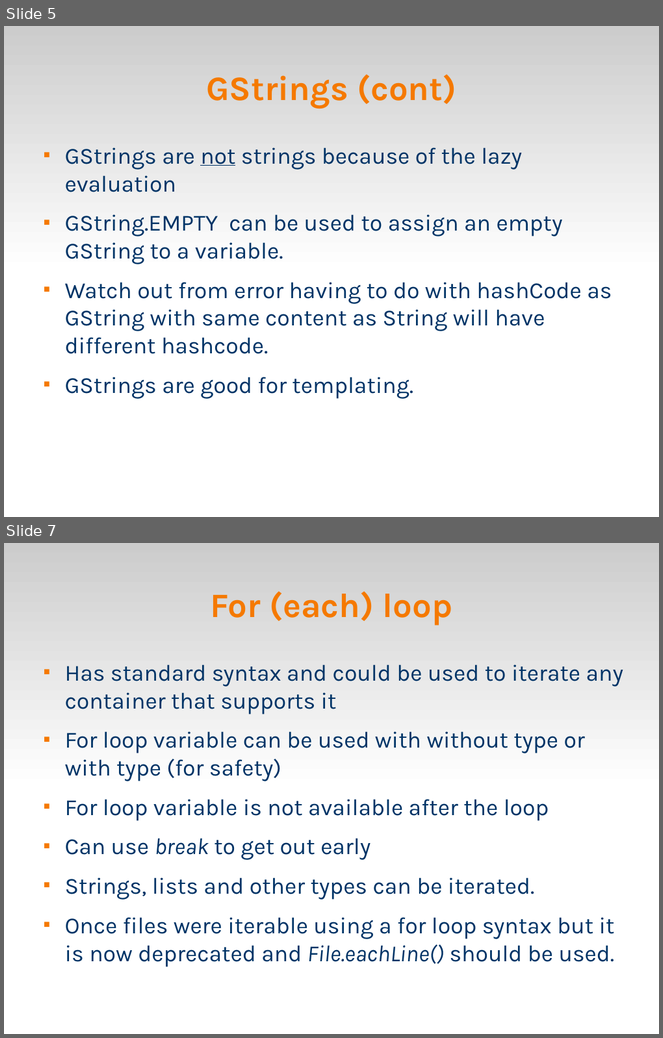
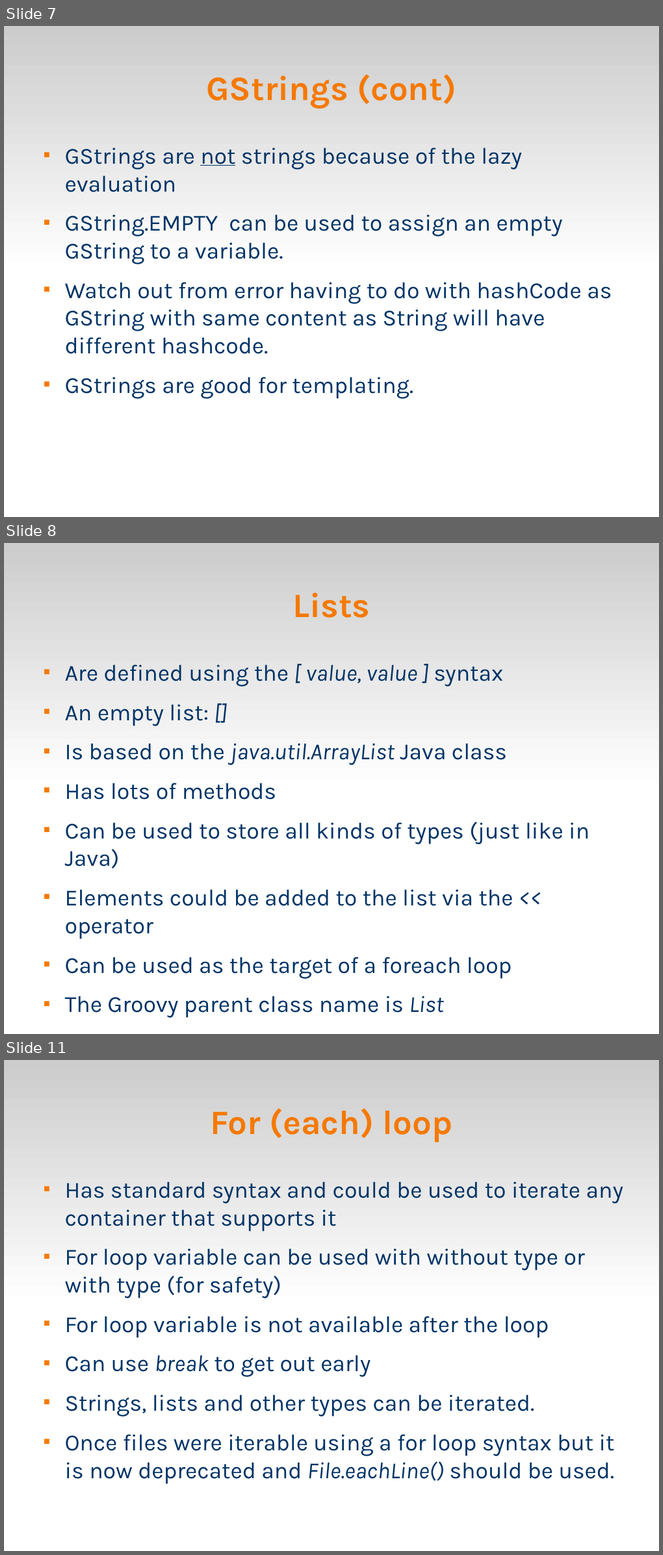
Before and after one commit to veltzer/demos, a slide deck: groovy/groovy.odp. Shown one above the other, each under a label of ours: slides 5 and 7 before the commit, slides 7, 8 and 11 after it; the slides between them are not shown. The pictures are 663x1038 and 663x1555 pixels, drawn with LibreOffice and Linux fonts; fonts in the diff are those of the drawing. Boxes give left, top, right and bottom in pixels: in the first picture for what was removed or moved away, otherwise in the second. Text is boxed around its words. In the diff, an @@ line names an element or a change of style, - is before the commit and + after.

```diff
--- a/groovy/groovy.odp
+++ b/groovy/groovy.odp
@@ slide 8 added at (x1=4, y1=543, x2=659, y2=1034), background #FFFFFF; not listed: 1 template element that a slide beside it also shows @@
@@ title added at (x1=293, y1=592, x2=370, y2=618), 41.4 pt, text #F57900, bold @@
+Lists
@@ text added at (x1=65, y1=665, x2=590, y2=1018), 28 pt, text #003366 @@
+■ Are defined using the [ value, value ] syntax
+■ An empty list: []
+■ Is based on the java.util.ArrayList Java class
+■ Has lots of methods
+■ Can be used to store all kinds of types (just like in Java)
+■ Elements could be added to the list via the << operator
+■ Can be used as the target of a foreach loop
+■ The Groovy parent class name is List
@@ what was slide 5 is now slide 7 @@
@@ what was slide 7 is now slide 11 @@
```
Also in this commit, not shown: 4 slides changed, 3 other slides added, 10 other files.
